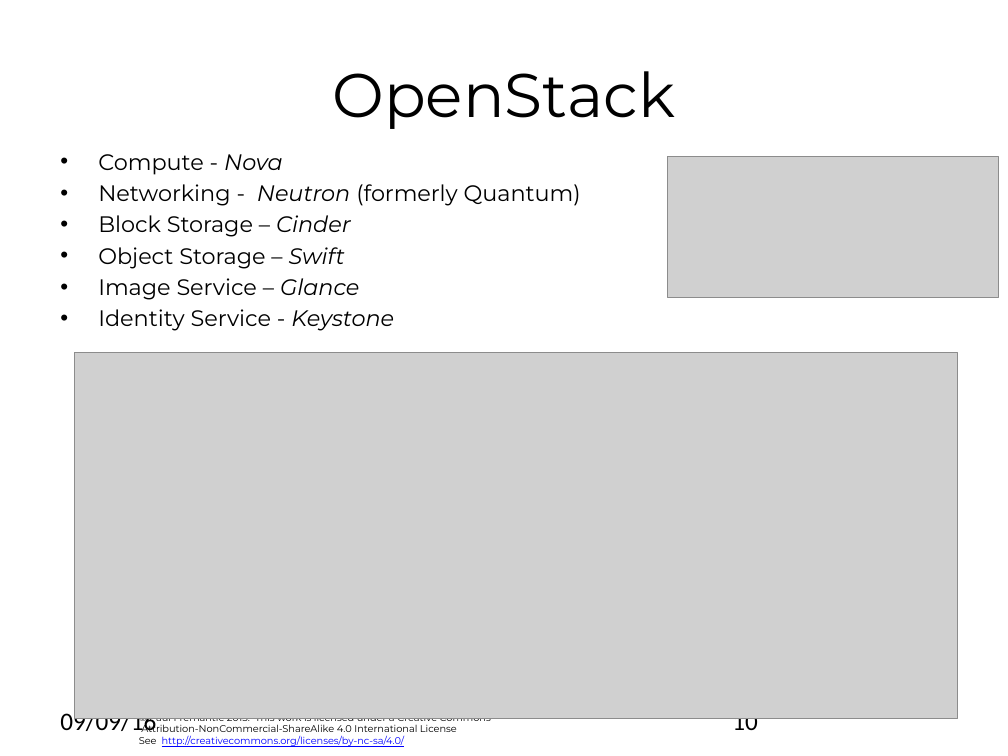
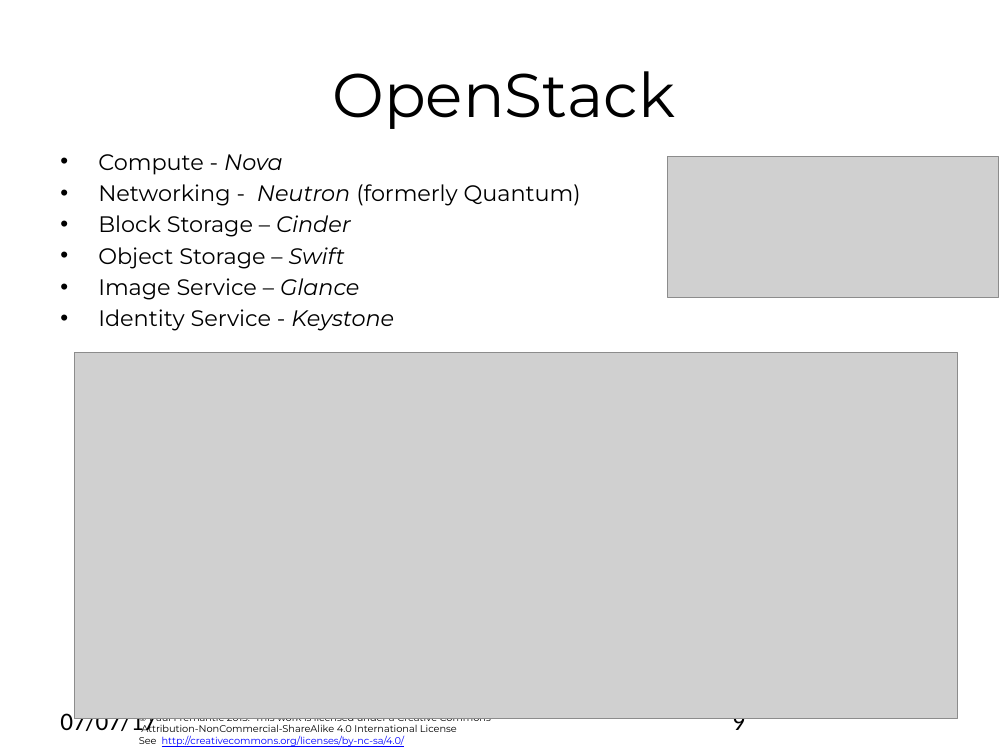
Before and after one commit to pzfreo/ox-clo, a slide deck: slide 9 of pres-source/02-understanding-cloud-services.pptx (slide 10 before the commit). Drawn at 1008x756 pixels with LibreOffice and Linux fonts; fonts in the diff are those of the drawing; grey boxes stand for pictures; background and template pictures are left out. Boxes give left, top, right and bottom in pixels: in the first picture for what was removed or moved away, otherwise in the second. Text is boxed around its words. In the diff, an @@ line names an element or a change of style, - is before the commit and + after.

```diff
--- a/pres-source/02-understanding-cloud-services.pptx
+++ b/pres-source/02-understanding-cloud-services.pptx
@@ text at bbox=[60, 710, 156, 732]: text changed @@
-09/09/16
+07/07/17
@@ page number at bbox=[732, 718, 745, 730]: text changed @@
-10
+9
```
Also in this commit, not shown: 2 slides added, 3 slides removed, 8 other files.
